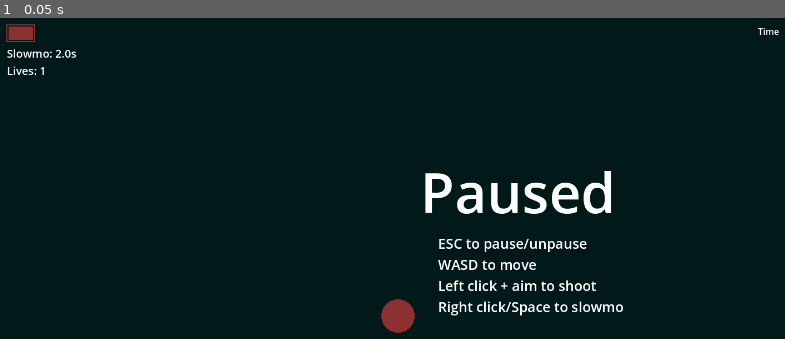
Above: before the commit, frame 1.
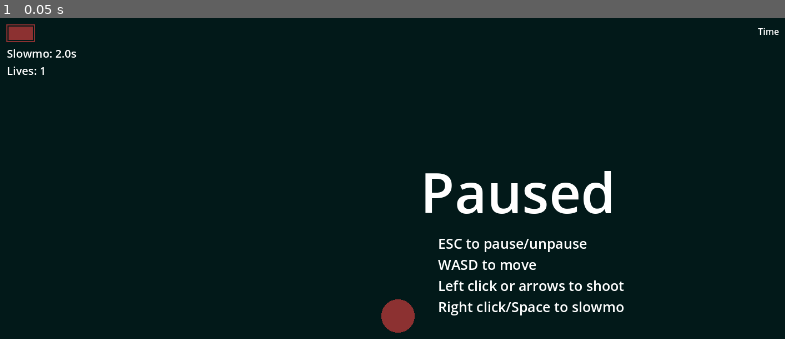
Above: after the commit, the same moment.

Repository: yancouto/psych0
Game: Godot game, scene res://runner.tscn
Same seed, same stepped clock (60 frames per second), same inputs: the game is played once before the commit and once after it.
Inputs:
- Up to frame 1 (0.05 s): no input

The runs differ from the first frame. In frame 1, 0.3% of the frame differs, in the area x 61-80%, y 81-92%.

Commit message:
Shooting with arrows
Shittier than mouse but better than mousepad

Diff:
--- a/player.gd
+++ b/player.gd
@@ -48,17 +48,9 @@
 		return
 	queue_redraw()
 	dt = %BulletTime.fix_delta(dt)
-	var vel = Vector2.ZERO
-	if Input.is_action_pressed("move_down"):
-		vel.y += 1
-	if Input.is_action_pressed("move_up"):
-		vel.y -= 1
-	if Input.is_action_pressed("move_left"):
-		vel.x -= 1
-	if Input.is_action_pressed("move_right"):
-		vel.x += 1
+	var vel := ShootingInput.dir_from_inputs(&"move_up", &"move_down", &"move_left", &"move_right")
 	if !vel.is_zero_approx():
-		position += vel.normalized() * speed * dt
+		position += vel * speed * dt
 		position = position.clamp(Vector2(radius, radius), Vector2(LevelBuilder.W - radius, LevelBuilder.H - radius))
 
 	if state == State.RECOVERING:
@@ -71,14 +63,14 @@
 	elif state == State.ALIVE:
 		# Shooting
 		cur_shot_cooldown -= dt
-		if cur_shot_cooldown <= 0 && Input.is_action_pressed("shoot"):
-			cur_shot_cooldown = SHOT_COOLDOWN
-			var shot := preload("res://shot.tscn").instantiate()
-			# TODO: Support controller
-			var dir := (get_viewport().get_mouse_position() - position).normalized()
-			shot.start(position + (radius - shot.radius) * dir, dir * 600, $ColorChanger.get_color())
-			# TODO: Make specific node for shots
-			self.get_parent().add_child(shot)
+		if cur_shot_cooldown <= 0:
+			var dir := ShootingInput.shooting_direction(get_viewport(), position)
+			if !dir.is_zero_approx():
+				cur_shot_cooldown = SHOT_COOLDOWN
+				var shot := preload("res://shot.tscn").instantiate()
+				shot.start(position + (radius - shot.radius) * dir, dir * 600, $ColorChanger.get_color())
+				# TODO: Make specific node for shots
+				self.get_parent().add_child(shot)
 		# Arcs
 		arc_cooldown -= dt
 		if arc_cooldown <= 0:
--- a/project.godot
+++ b/project.godot
@@ -63,6 +63,26 @@
 , Object(InputEventKey,"resource_local_to_scene":false,"resource_name":"","device":-1,"window_id":0,"alt_pressed":false,"shift_pressed":false,"ctrl_pressed":false,"meta_pressed":false,"pressed":false,"keycode":0,"physical_keycode":32,"key_label":0,"unicode":32,"echo":false,"script":null)
 ]
 }
+shoot_up={
+"deadzone": 0.5,
+"events": [Object(InputEventKey,"resource_local_to_scene":false,"resource_name":"","device":-1,"window_id":0,"alt_pressed":false,"shift_pressed":false,"ctrl_pressed":false,"meta_pressed":false,"pressed":false,"keycode":0,"physical_keycode":4194320,"key_label":0,"unicode":0,"echo":false,"script":null)
+]
+}
+shoot_down={
+"deadzone": 0.5,
+"events": [Object(InputEventKey,"resource_local_to_scene":false,"resource_name":"","device":-1,"window_id":0,"alt_pressed":false,"shift_pressed":false,"ctrl_pressed":false,"meta_pressed":false,"pressed":false,"keycode":0,"physical_keycode":4194322,"key_label":0,"unicode":0,"echo":false,"script":null)
+]
+}
+shoot_left={
+"deadzone": 0.5,
+"events": [Object(InputEventKey,"resource_local_to_scene":false,"resource_name":"","device":-1,"window_id":0,"alt_pressed":false,"shift_pressed":false,"ctrl_pressed":false,"meta_pressed":false,"pressed":false,"keycode":0,"physical_keycode":4194319,"key_label":0,"unicode":0,"echo":false,"script":null)
+]
+}
+shoot_right={
+"deadzone": 0.5,
+"events": [Object(InputEventKey,"resource_local_to_scene":false,"resource_name":"","device":-1,"window_id":0,"alt_pressed":false,"shift_pressed":false,"ctrl_pressed":false,"meta_pressed":false,"pressed":false,"keycode":0,"physical_keycode":4194321,"key_label":0,"unicode":0,"echo":false,"script":null)
+]
+}
 
 [layer_names]
 
--- a/runner.tscn
+++ b/runner.tscn
@@ -92,7 +92,7 @@
 offset_bottom = 656.0
 text = "ESC to pause/unpause
 WASD to move
-Left click + aim to shoot
+Left click or arrows to shoot
 Right click/Space to slowmo
 "
 label_settings = SubResource("LabelSettings_5vl1r")
--- /dev/null
+++ b/shooting_input.gd
@@ -0,0 +1,24 @@
+class_name ShootingInput
+
+static func dir_from_inputs(up: StringName, down: StringName, left: StringName, right: StringName) -> Vector2:
+	var dir = Vector2.ZERO
+	if Input.is_action_pressed(down):
+		dir.y += 1
+	if Input.is_action_pressed(up):
+		dir.y -= 1
+	if Input.is_action_pressed(left):
+		dir.x -= 1
+	if Input.is_action_pressed(right):
+		dir.x += 1
+	if dir.is_zero_approx():
+		return Vector2.ZERO
+	return dir.normalized()
+
+# TODO: support controller
+static func shooting_direction(viewport: Viewport, player_pos: Vector2) -> Vector2:
+	# Mouse shooting
+	if Input.is_action_pressed(&"shoot"):
+		var dir := (viewport.get_mouse_position() - player_pos).normalized()
+		return dir
+	# Arrows shooting
+	return dir_from_inputs(&"shoot_up", &"shoot_down", &"shoot_left", &"shoot_right")
